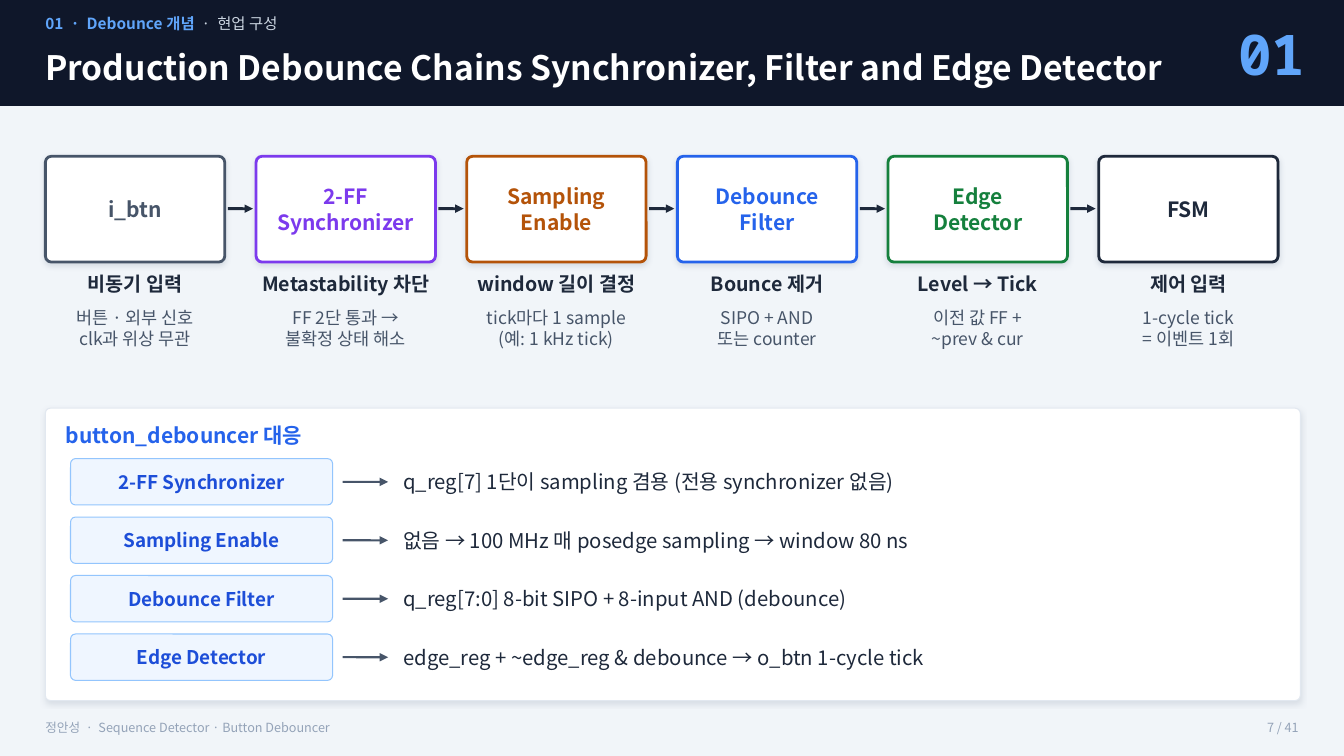
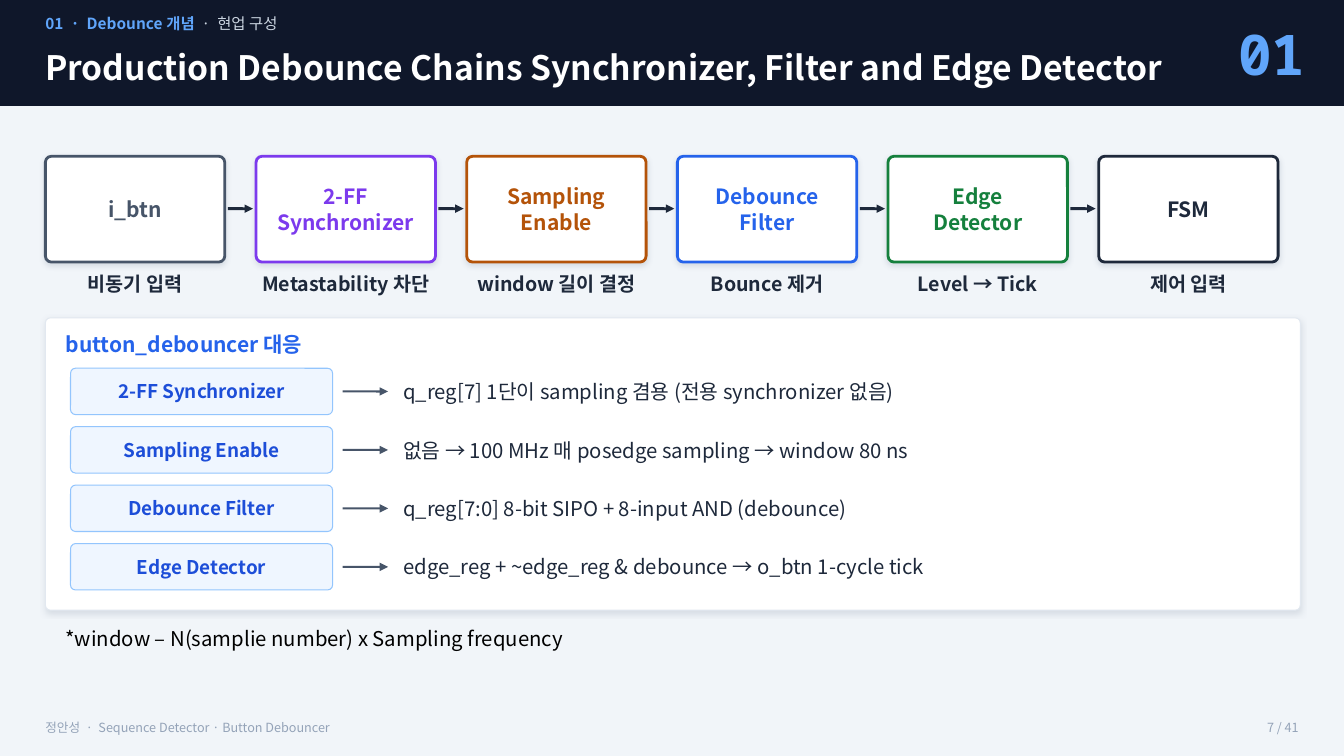
Before and after one commit to kimsacademy1234-max/System_Verilog, a slide deck: slide 7 of homework/1012_debouncer_project/Debouncer_FSM_정안성.pptx. Drawn at 1344x756 pixels with LibreOffice and Linux fonts; fonts in the diff are those of the drawing. Boxes give left, top, right and bottom in pixels: in the first picture for what was removed or moved away, otherwise in the second. Text is boxed around its words. In the diff, an @@ line names an element or a change of style, - is before the commit and + after.

```diff
--- a/homework/1012_debouncer_project/Debouncer_FSM_정안성.pptx
+++ b/homework/1012_debouncer_project/Debouncer_FSM_정안성.pptx
@@ text removed at [76, 309, 194, 347] @@
-버튼 · 외부 신호
-clk과 위상 무관
@@ text removed at [286, 309, 406, 347] @@
-FF 2단 통과 →
-불확정 상태 해소
@@ text removed at [487, 309, 626, 349] @@
-tick마다 1 sample
-(예: 1 kHz tick)
@@ text removed at [717, 311, 817, 346] @@
-SIPO + AND
-또는 counter
@@ text removed at [932, 309, 1023, 349] @@
-이전 값 FF +
-~prev & cur
@@ text removed at [1143, 310, 1234, 347] @@
-1-cycle tick
-= 이벤트 1회
@@ 9 texts, 5 rounded rectangles, 4 arrows: place and size @@
-9 texts, 5 rounded rectangles, 4 arrows at [45, 408, 1301, 701]
+9 texts, 5 rounded rectangles, 4 arrows at [45, 318, 1301, 610]
@@ text added at [65, 629, 563, 651], 14.5 pt, text #000000 @@
+*window – N(samplie number) x Sampling frequency
```
Also in this commit, not shown: 7 other slides changed, 7 slides removed, 5 other files.
